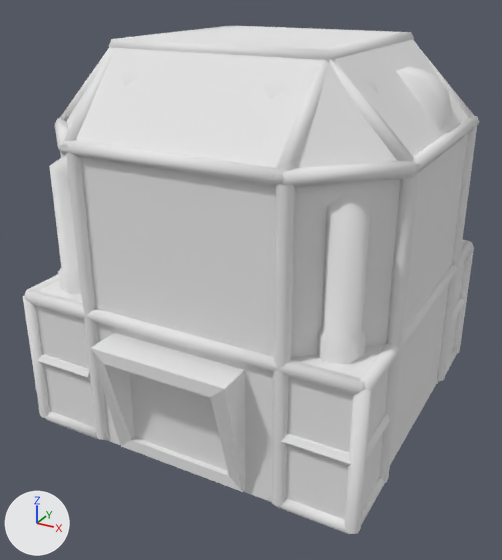
A saved change to the Blender file Models/MKS_SmallRefTub/Assets/module/mks_RefTub.blend.
One viewpoint serves both versions: a 50 mm lens placed at (2.29, -4.43, 2.42), pointed at (-0.02, -0.23, 0.32). The axes (+X, +Y, +Z) are drawn at lower left. The lights are the same throughout.

Script lines for the objects in view, before the commit:
```python
me_cube = bpy.data.meshes.new('Cube')
me_cube.from_pydata(...)  # 108 vertices, 87 faces; spans x -1.21..1.21, y -0.64..1.21, z 0.36..2.04
me_cube.materials.append(mat_tanks)  # white #e7e7e7
me_cube_002 = bpy.data.meshes.new('Cube.002')
me_cube_002.from_pydata(...)  # 28 vertices, 25 faces; spans x -1.25..1.25, y -1.25..1.25, z -0.71..2.04
me_cube_002.materials.append(mat_tanks)  # white #e7e7e7
me_cube_003 = bpy.data.meshes.new('Cube.003')
me_cube_003.from_pydata(...)  # 16 vertices, 14 faces; spans x -0.5..0.5, y -1.491..-0.291, z -0.671..0.229
me_cube_003.materials.append(mat_tanks)  # white #e7e7e7
me_cylinder_051 = bpy.data.meshes.new('Cylinder.051')
me_cylinder_051.from_pydata(...)  # 944 vertices, 448 faces; spans x -1.3..1.3, y -1.3..1.3, z -0.72..2.04
me_cylinder_051.materials.append(mat_tanks)  # white #e7e7e7
me_sphere_003 = bpy.data.meshes.new('Sphere.003')
me_sphere_003.from_pydata(...)  # 332 vertices, 308 faces; spans x -1.2..1.2, y -1.15..0.0, z -0.65..2.0
me_sphere_003.polygons.foreach_set('use_smooth', [True] * 308)
me_sphere_003.materials.append(mat_tanks)  # white #e7e7e7
ob_cage = bpy.data.objects.new('Cage', me_cylinder_051)
ob_cage.location = (0.0, 0.0, 0.0)
ob_coll_lwr = bpy.data.objects.new('COLL_LWR', me_cube_002)
ob_coll_lwr.location = (0.0, 0.0, 0.0)
ob_isru_001 = bpy.data.objects.new('ISRU.001', me_cube_003)
ob_isru_001.location = (0.0, 0.0, 0.0)
ob_tanks = bpy.data.objects.new('Tanks', me_sphere_003)
ob_tanks.location = (0.0, 0.0, 0.0)
ob_workspace = bpy.data.objects.new('Workspace', me_cube)
ob_workspace.location = (0.0, 0.0, 0.0)
```
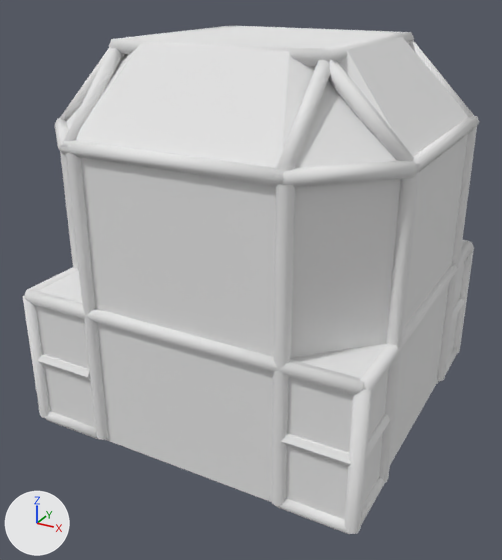
Where the newer file only moved an object's origin or applied its transform, the numbers keep the older frame.

Changed parts and their boxes (x1, y1, x2, y2) in the pictures (502 x 560 px; the box of a moved part takes in the faces that stretch with it):
'COLL_LWR', reshaped: before (36, 26, 468, 520); after (36, 27, 468, 520)
'ISRU.001', hidden: before (91, 333, 246, 492)
'Tanks', hidden: before (49, 64, 378, 364)
'Workspace', hidden: before (217, 30, 453, 130)
part 1 of me_cube_002, moved or reshaped: before (66, 26, 468, 168); after (66, 27, 468, 168)

What changed in the scene script:
```text
Change me_cube_002:
    used by ob_coll_lwr; location = (0.0, 0.0, 0.0)
    remove me_cube_002.from_pydata(...)  # 28 vertices, 25 faces; spans x -1.25..1.25, y -1.25..1.25, z -0.71..2.04
    add me_cube_002.from_pydata(...)  # 32 vertices, 24 faces; spans x -1.25..1.25, y -1.25..1.25, z -0.71..2.04
    me_cube_002 part 1
    4 vertices are removed from x -0.73..0.74, y -0.73..0.72, z 2.04
    10 faces are deleted
    8 vertices are added at x -0.75..0.75, y -0.75..0.75, z 2.04
    9 new faces join them
Change ob_isru_001:
    add ob_isru_001.hide_viewport = True
Change ob_tanks:
    add ob_tanks.hide_viewport = True
Change ob_workspace:
    add ob_workspace.hide_viewport = True
```
